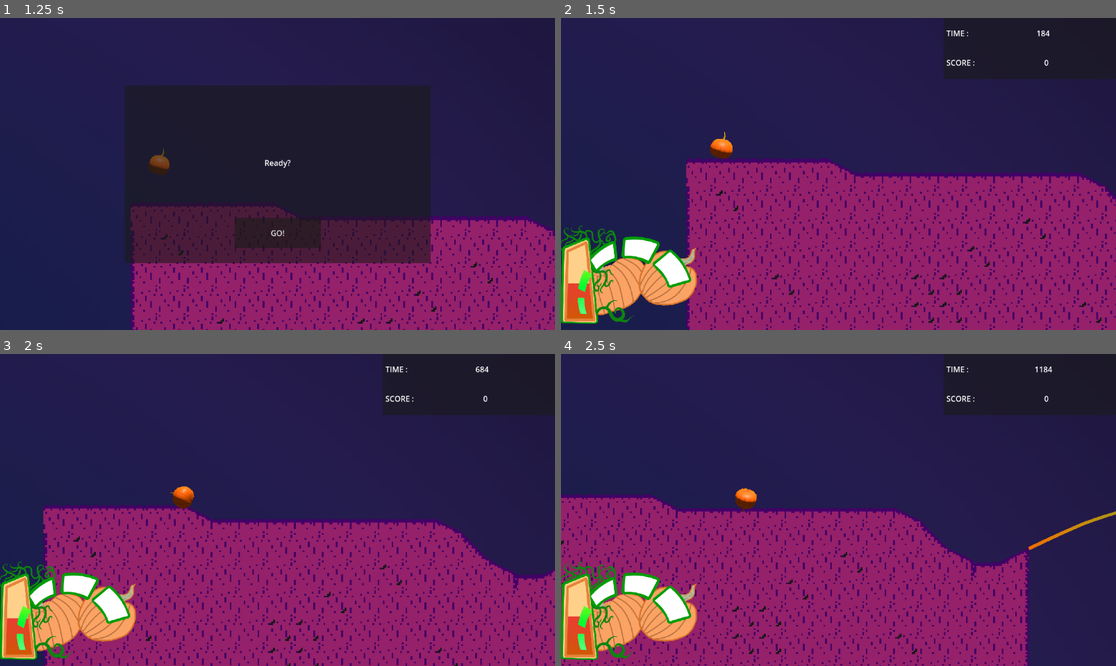
Above: before the commit, frames 1-4 (two rows, left to right).
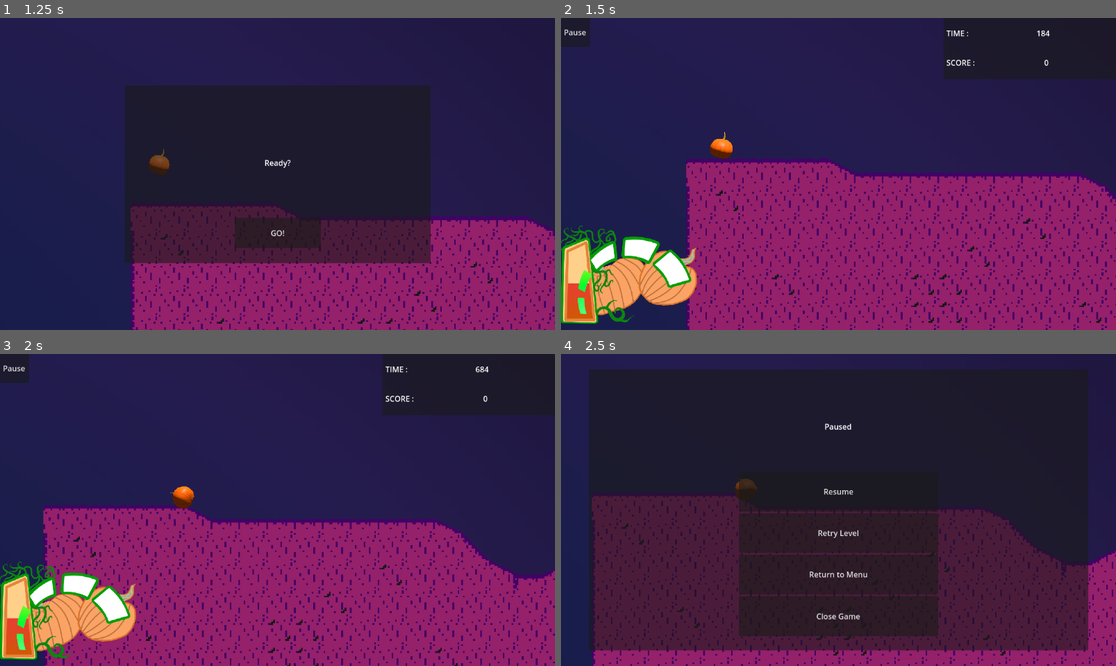
Above: after the commit, the same moments.

Repository: LettucePie/gwj-62-harvest
Game: Godot game, scene res://Play.tscn
The game is run twice, just before and just after one commit, with the same random seed, the same clock (stepped at 60 frames per second) and the same inputs.
Inputs (mouse positions are in pixels of both pictures, inside the frame that each line leads up to):
- Up to frame 1 (1.25 s): click "Play" at 0.5 s
- Up to frame 2 (1.5 s): click "GO!" at 1.25 s
- Up to frame 3 (2 s): no input
- Up to frame 4 (2.5 s): click (577, 369) at 2 s, where only the run after the commit has a clickable "Pause"

Frame 1 is identical in both runs. In frame 2, 0.5% of the frame differs, in the area x 0-6%, y 0-10%; in frame 3, 0.5%; in frame 4, 83%, in the area x 0-100%, y 0-100%.

Commit message:
Added pause menu

Diff:
--- a/levels/level_1.tscn
+++ b/levels/level_1.tscn
@@ -18,4 +18,8 @@
 [connection signal="finish_stage" from="stage_1" to="." method="finish_play"]
 [connection signal="reset_stage" from="stage_1" to="." method="ready_play"]
 [connection signal="level_done" from="CanvasLayer/gui" to="." method="_on_gui_level_done"]
+[connection signal="player_pause" from="CanvasLayer/gui" to="." method="_on_gui_player_pause"]
+[connection signal="player_resume" from="CanvasLayer/gui" to="." method="_on_gui_player_resume"]
+[connection signal="player_retry" from="CanvasLayer/gui" to="." method="_on_gui_player_retry"]
+[connection signal="player_return" from="CanvasLayer/gui" to="." method="_on_gui_player_return"]
 [connection signal="player_start" from="CanvasLayer/gui" to="." method="start_play"]
--- a/levels/level_manager.gd
+++ b/levels/level_manager.gd
@@ -31,3 +31,25 @@
 func _on_gui_level_done():
 	print("LEVEL DONE, emitting signal to PLAY")
 	emit_signal("load_main")
+
+
+func _on_gui_player_pause():
+	print("Level Pausing the game")
+	stage.process_mode = Node.PROCESS_MODE_DISABLED
+	gui.pause_mode()
+
+
+func _on_gui_player_resume():
+	print("LEVEL: resuming game")
+	stage.process_mode = Node.PROCESS_MODE_ALWAYS
+	gui.play_mode()
+
+
+func _on_gui_player_retry():
+	stage.process_mode = Node.PROCESS_MODE_ALWAYS
+	stage.player_dead()
+#	gui.ready_mode()
+
+
+func _on_gui_player_return():
+	emit_signal("load_main")
--- a/levels/stage.gd
+++ b/levels/stage.gd
@@ -76,6 +76,10 @@
 		player.get_parent().remove_child(player)
 		add_child(player)
 	player.position = checkpoint.position
+	player.finished = true
+	player.progress = 0
+	player.soaring_arc = null
+	player.current_ramp = null
 	score = 0
 	if collected_items.size() > 0:
 		for item in collected_items:
--- a/menus/gui.gd
+++ b/menus/gui.gd
@@ -3,6 +3,10 @@
 class_name GUI
 
 signal player_start()
+signal player_pause()
+signal player_resume()
+signal player_retry()
+signal player_return()
 signal level_done()
 
 var stage : Stage
@@ -12,13 +16,16 @@
 var speedometer : Array = [10, 25, 45, 75, 100]
 
 func _ready():
-	$results_panel.hide()
-	$ready_panel.hide()
-	stage = get_tree().get_nodes_in_group("stage")[0]
-	player = get_tree().get_nodes_in_group("player")[0]
+	if get_parent() == get_tree():
+		print("Alone")
+	else:
+		stage = get_tree().get_nodes_in_group("stage")[0]
+		player = get_tree().get_nodes_in_group("player")[0]
 
 
 func ready_mode():
+	$pause_button.hide()
+	$pause_panel.hide()
 	$Panel.hide()
 	$TextureRect.hide()
 	$results_panel.hide()
@@ -27,6 +34,8 @@
 
 
 func play_mode():
+	$pause_button.show()
+	$pause_panel.hide()
 	$Panel.show()
 	$TextureRect.show()
 	$results_panel.hide()
@@ -35,12 +44,24 @@
 
 
 func result_mode():
+	$pause_button.hide()
+	$pause_panel.hide()
 	$Panel.hide()
 	$TextureRect.hide()
 	$results_panel.show()
 	$ready_panel.hide()
 	playing = false
 	display_results()
+
+
+func pause_mode():
+	$pause_button.hide()
+	$pause_panel.show()
+	$Panel.hide()
+	$TextureRect.hide()
+	$results_panel.hide()
+	$ready_panel.hide()
+	playing = false
 
 
 func _process(delta):
@@ -71,3 +92,23 @@
 func _on_results_finish_pressed():
 	print("Finish Button")
 	emit_signal("level_done")
+
+
+func _on_pause_button_pressed():
+	emit_signal("player_pause")
+
+
+func _on_resume_pause_pressed():
+	emit_signal("player_resume")
+
+
+func _on_retry_pause_pressed():
+	emit_signal("player_retry")
+
+
+func _on_return_pause_pressed():
+	emit_signal("player_return")
+
+
+func _on_quit_pause_pressed():
+	get_tree().quit()
--- a/menus/gui.tscn
+++ b/menus/gui.tscn
@@ -16,6 +16,14 @@
 grow_horizontal = 2
 grow_vertical = 2
 script = ExtResource("1_n7c1k")
+
+[node name="pause_button" type="Button" parent="."]
+layout_mode = 1
+anchors_preset = -1
+anchor_right = 0.0520833
+anchor_bottom = 0.0925926
+text = "Pause"
+metadata/_edit_use_anchors_ = true
 
 [node name="TextureRect" type="TextureRect" parent="."]
 layout_mode = 1
@@ -262,5 +270,60 @@
 grow_vertical = 0
 text = "GO!"
 
+[node name="pause_panel" type="Panel" parent="."]
+layout_mode = 1
+anchors_preset = -1
+anchor_left = 0.05
+anchor_top = 0.05
+anchor_right = 0.95
+anchor_bottom = 0.95
+offset_left = 0.208
+offset_top = -0.167999
+offset_right = -0.39209
+offset_bottom = 0.159973
+grow_horizontal = 2
+grow_vertical = 2
+
+[node name="VBoxContainer" type="VBoxContainer" parent="pause_panel"]
+layout_mode = 1
+anchors_preset = -1
+anchor_left = 0.3
+anchor_top = 0.05
+anchor_right = 0.7
+anchor_bottom = 0.95
+
+[node name="Label" type="Label" parent="pause_panel/VBoxContainer"]
+layout_mode = 2
+size_flags_vertical = 7
+size_flags_stretch_ratio = 2.2
+text = "Paused"
+horizontal_alignment = 1
+vertical_alignment = 1
+
+[node name="resume_pause" type="Button" parent="pause_panel/VBoxContainer"]
+layout_mode = 2
+size_flags_vertical = 7
+text = "Resume"
+
+[node name="retry_pause" type="Button" parent="pause_panel/VBoxContainer"]
+layout_mode = 2
+size_flags_vertical = 7
+text = "Retry Level"
+
+[node name="return_pause" type="Button" parent="pause_panel/VBoxContainer"]
+layout_mode = 2
+size_flags_vertical = 7
+text = "Return to Menu"
+
+[node name="quit_pause" type="Button" parent="pause_panel/VBoxContainer"]
+layout_mode = 2
+size_flags_vertical = 7
+text = "Close Game"
+
+[connection signal="pressed" from="pause_button" to="." method="_on_pause_button_pressed"]
 [connection signal="pressed" from="results_panel/VBoxContainer/results_finish" to="." method="_on_results_finish_pressed"]
 [connection signal="pressed" from="ready_panel/start_button" to="." method="_on_start_button_pressed"]
+[connection signal="pressed" from="pause_panel/VBoxContainer/resume_pause" to="." method="_on_resume_pause_pressed"]
+[connection signal="pressed" from="pause_panel/VBoxContainer/retry_pause" to="." method="_on_retry_pause_pressed"]
+[connection signal="pressed" from="pause_panel/VBoxContainer/return_pause" to="." method="_on_return_pause_pressed"]
+[connection signal="pressed" from="pause_panel/VBoxContainer/quit_pause" to="." method="_on_quit_pause_pressed"]
